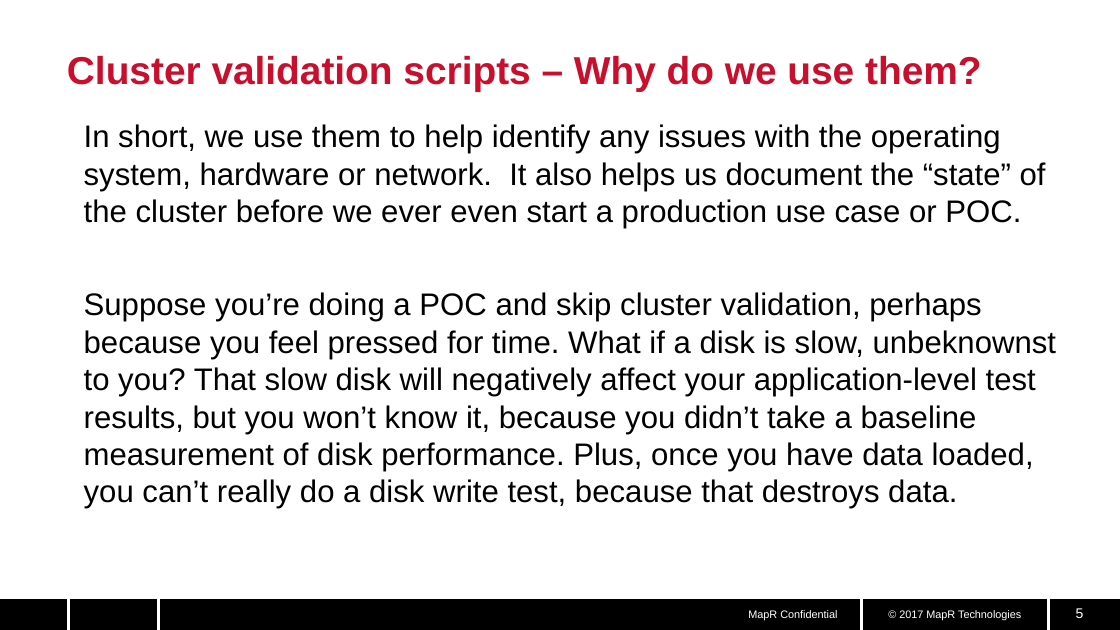
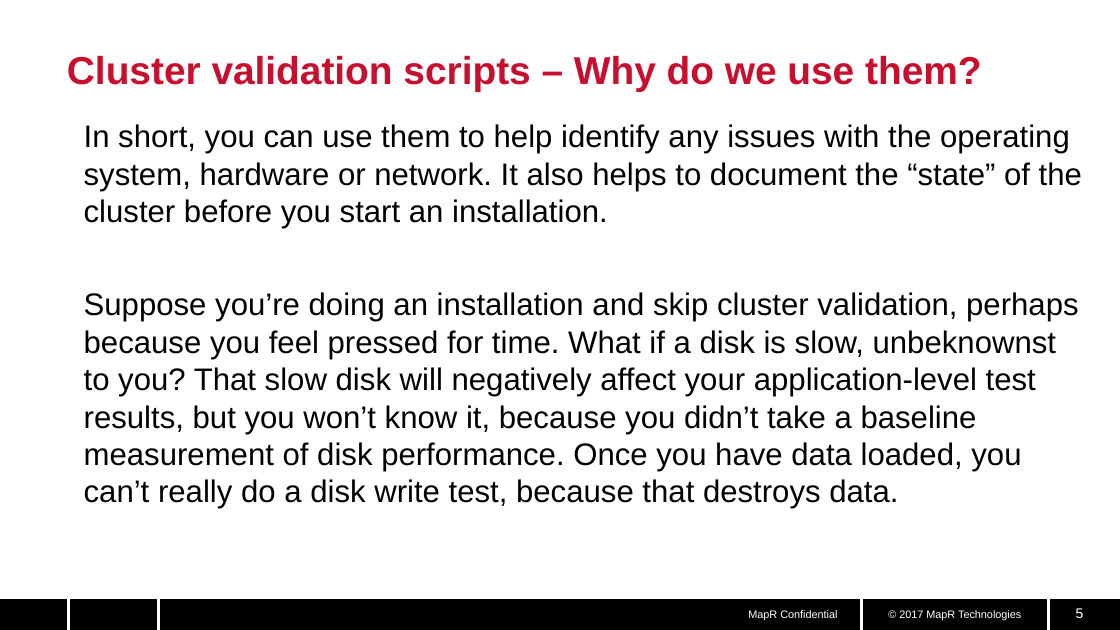
Before and after one commit to corersky/trainings, a slide deck: slide 5 of slides/Cluster validation.pptx. Drawn at 1120x630 pixels with LibreOffice and Linux fonts; fonts in the diff are those of the drawing; background and template pictures are left out. Boxes give left, top, right and bottom in pixels: in the first picture for what was removed or moved away, otherwise in the second. Text is boxed around its words. In the diff, an @@ line names an element or a change of style, - is before the commit and + after.

Commit message:
slide changes

```diff
--- a/slides/Cluster validation.pptx
+++ b/slides/Cluster validation.pptx
@@ text at (84,124,1082,509): text changed @@
-In short, we use them to help identify any issues with the operating system, hardware or network. It also helps us document the “state” of the cluster before we ever even start a production use case or POC.
-Suppose you’re doing a POC and skip cluster validation, perhaps because you feel pressed for time. What if a disk is slow, unbeknownst to you? That slow disk will negatively affect your application-level test results, but you won’t know it, because you didn’t take a baseline measurement of disk performance. Plus, once you have data loaded, you can’t really do a disk write test, because that destroys data.
+In short, you can use them to help identify any issues with the operating system, hardware or network. It also helps to document the “state” of the cluster before you start an installation.
+Suppose you’re doing an installation and skip cluster validation, perhaps because you feel pressed for time. What if a disk is slow, unbeknownst to you? That slow disk will negatively affect your application-level test results, but you won’t know it, because you didn’t take a baseline measurement of disk performance. Once you have data loaded, you can’t really do a disk write test, because that destroys data.
```
Also in this commit, not shown: 4 other slides changed.
